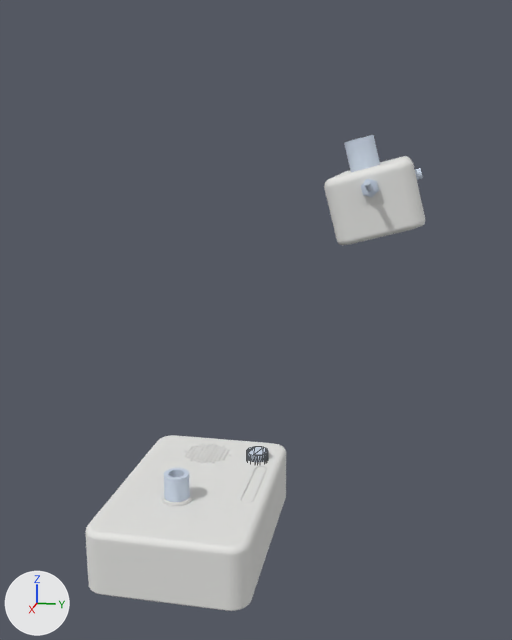
The glTF model skills/sprue/examples/ponder/previews/system.glb, before and after one commit.
Rendered twice from a 50 mm lens placed at (0.418, 0.123, 0.257), pointed at (0.002, 0.04, 0.153). The axes (+X, +Y, +Z) are drawn at lower left. The lights are the same throughout. The first picture is the older version. Mesh edges are drawn as thin lines on the coarser meshes. Where no turn or scale is listed for an object, it has been applied to the vertices.

Names of what the first picture shows: 'base-top', 'coupling-base', 'coupling-head', 'head-lower', 'head-upper' and 5 more.
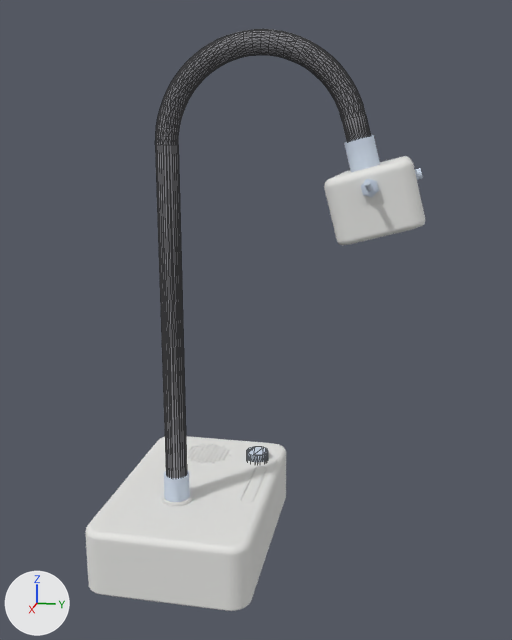
Location of each change, (x1, y1, x2, y2) in pixels of the pictures (512 x 640 px):
'arm', added: after (155, 29, 370, 478)

The change, as a list of edits to the scene's bpy script:
```text
Add mat_path:
    mat_path = principled_material('path')
    mat_path.base_color = (0.25, 0.25, 0.27)  # grey #89898e
    mat_path.roughness = 0.8
Add me_arm:
    me_arm.from_pydata(...)  # 962 vertices, 1920 faces; spans x 0.019..0.031, y -0.012..0.109, z 0.049..0.317
    me_arm.materials.append(mat_path)  # grey #89898e
Add ob_arm:
    ob_arm = bpy.data.objects.new('arm', me_arm)
    ob_arm.location = (0.0, 0.0, 0.0)
```
